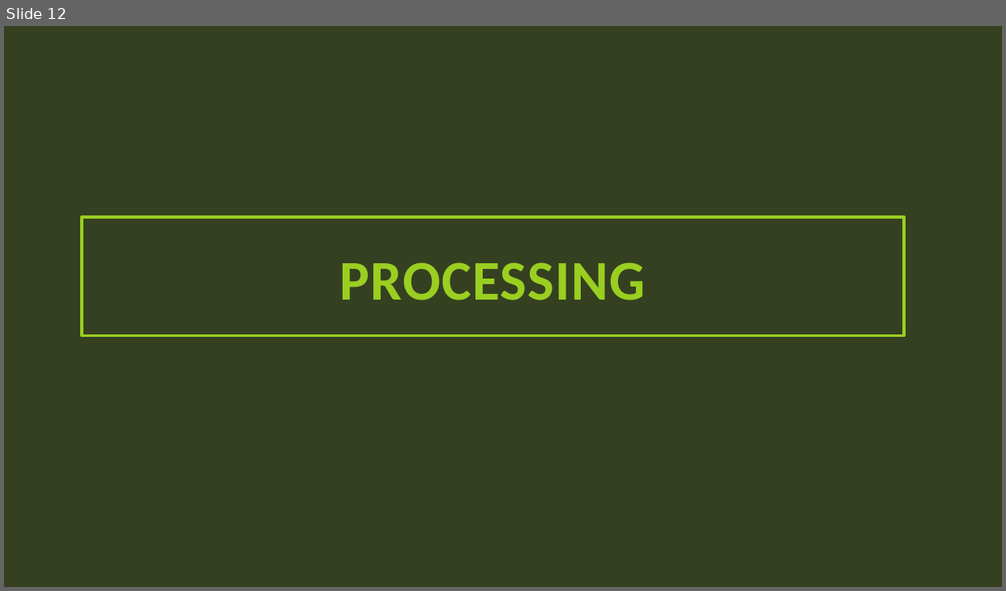
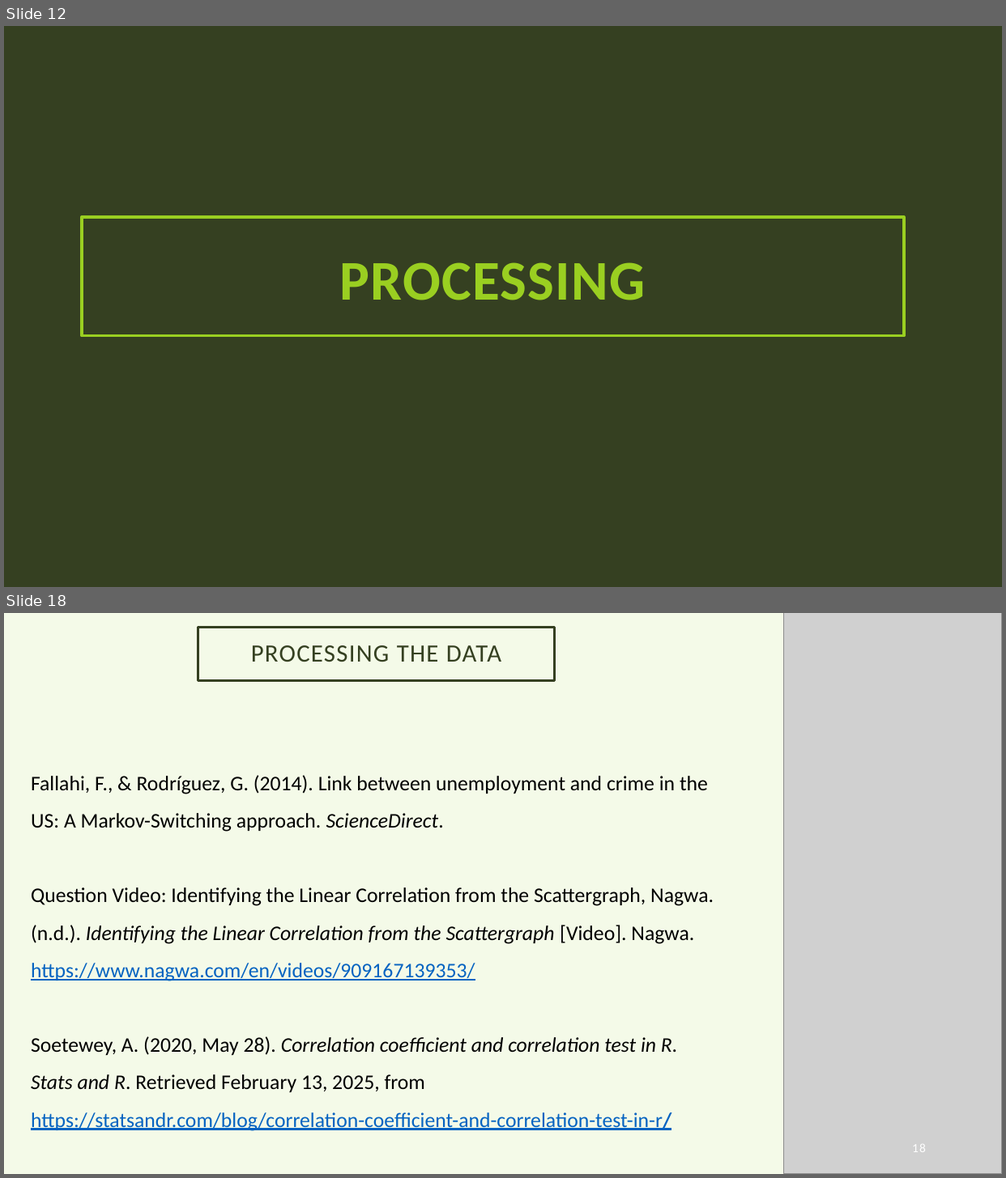
Before and after one commit to HeinoPortfolio/MS_Comp_Sci, a slide deck: 3 Data Visualization/Assignment Files/Final Project/Final Project Files Good Copies/Matthew Heino DSCI 605 Final Report.pptx. Shown one above the other, each under a label of ours: slide 12 before the commit, slides 12 and 18 after it; the slides between them are not shown. The pictures are 1006x591 and 1006x1178 pixels, drawn with LibreOffice and Linux fonts; fonts in the diff are those of the drawing; grey boxes stand for pictures; background and template pictures are left out. Boxes give left, top, right and bottom in pixels: in the first picture for what was removed or moved away, otherwise in the second. Text is boxed around its words. In the diff, an @@ line names an element or a change of style, - is before the commit and + after.

```diff
--- a/3 Data Visualization/Assignment Files/Final Project/Final Project Files Good Copies/Matthew Heino DSCI 605 Final Report.pptx
+++ b/3 Data Visualization/Assignment Files/Final Project/Final Project Files Good Copies/Matthew Heino DSCI 605 Final Report.pptx
@@ slide 18 added at (4, 613, 1002, 1174), background #9ACF21 at 10% opacity @@
@@ title added at (198, 628, 555, 680), outline #364021 2.25 pt, 24 pt, text #364021 @@
+PROCESSING THE DATA
@@ picture added at (784, 613, 1002, 1174) @@
@@ text added at (31, 775, 714, 1131), 20 pt, text #000000 @@
+Fallahi, F., & Rodríguez, G. (2014). Link between unemployment and crime in the US: A Markov-Switching approach. ScienceDirect.
+Question Video: Identifying the Linear Correlation from the Scattergraph, Nagwa. (n.d.). Identifying the Linear Correlation from the Scattergraph [Video]. Nagwa. https://www.nagwa.com/en/videos/909167139353/
+Soetewey, A. (2020, May 28). Correlation coefficient and correlation test in R. Stats and R. Retrieved February 13, 2025, from https://statsandr.com/blog/correlation-coefficient-and-correlation-test-in-r/
@@ page number added at (912, 1144, 926, 1152), 12 pt, text #FFFFFF @@
+18
```
Also in this commit, not shown: 7 slides changed, 5 other slides added, 1 slide removed.
